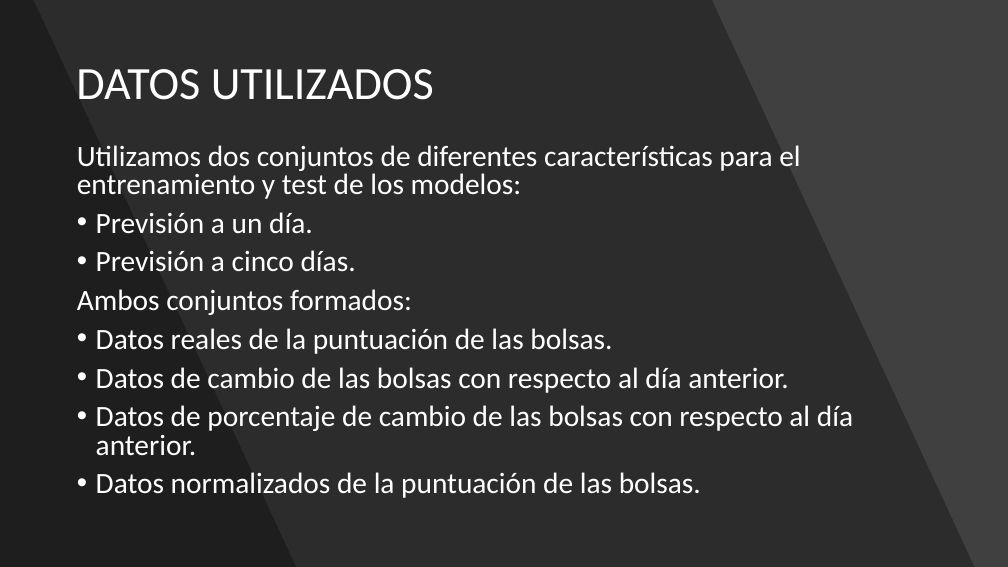
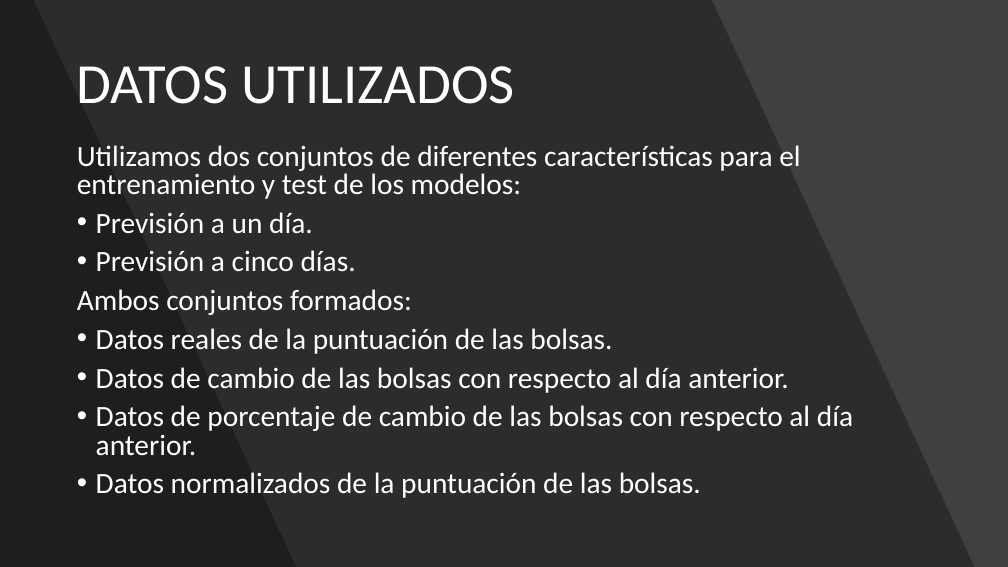
Before and after one commit to adrigrillo/IBEXPredictor, a slide deck: slide 9 of docs/PresentacionFinal.pptx. Drawn at 1008x567 pixels with LibreOffice and Linux fonts; fonts in the diff are those of the drawing. Boxes give left, top, right and bottom in pixels: in the first picture for what was removed or moved away, otherwise in the second. Text is boxed around its words. In the diff, an @@ line names an element or a change of style, - is before the commit and + after.

```diff
--- a/docs/PresentacionFinal.pptx
+++ b/docs/PresentacionFinal.pptx
@@ title "DATOS UTILIZADOS" at (x1=76, y1=66, x2=515, y2=104): size 44 to 54 pt @@
```
Also in this commit, not shown: 3 other slides changed, 2 slides added.
